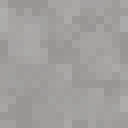
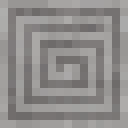
Two versions of the same layered image (128px x 128px). Layer-by-layer changes:
added layer "swirl" (soft light) above "simple-border" over box(8, 8, 120, 120)
